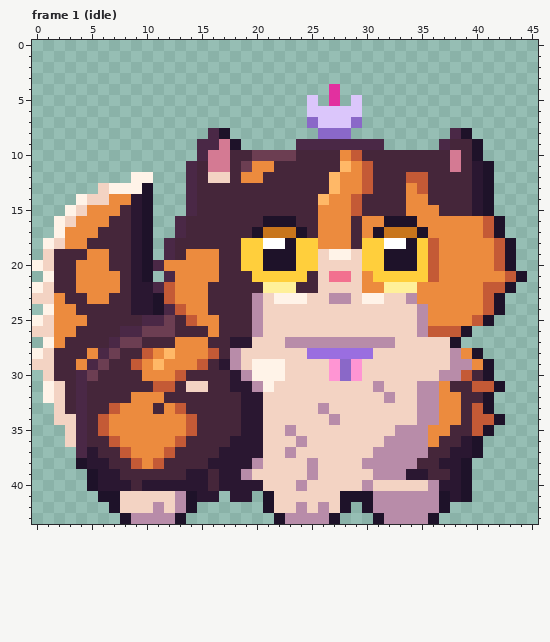
Edited in one commit: pixel-art file (assets/source/characters/donut/donut_h40.ase). The first picture shows the starting point.
46x44 pixels, 1 frame. Shown: frame 1 (idle). The commit also changed other frames, which this record leaves out.
After the commit:
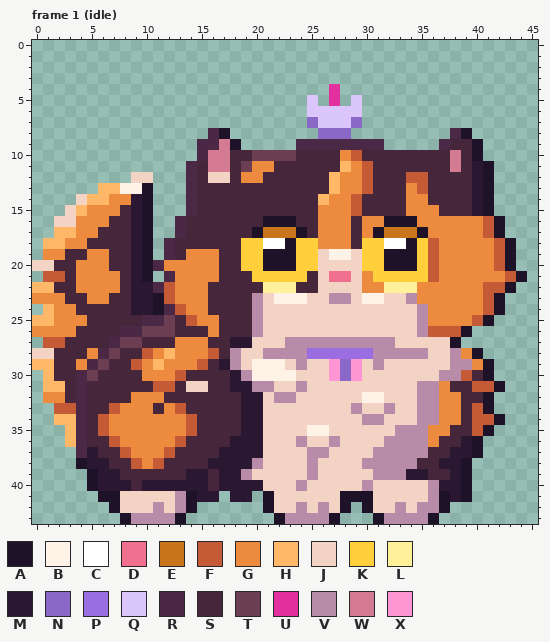
Palette (. is transparent): A #1e1229  B #fff3e8  C #ffffff  D #f2708f  E #c8751c  F #c45a36  G #ec8b3e  H #ffb867  J #f3d3c3  K #ffcf3c  L #fff09a  M #2a1731  N #8a68c8  P #9a6ee0  Q #dbc6fb  R #4a2846  S #45263a  T #6c3e52  U #e2309f  V #b88ca9  W #d47a93  X #ff95d3
Difference:
Frame 1 (idle), layers "body", "tail":
Colour J gives way to colour B in row 30 at x 23; in row 32 at x 30 to 31; in row 35 at x 25 to 26.
Colour B gives way to colour F in row 21 at x 1; in row 27 at x 1.
Colour G gives way to colour F in row 27 at x 2.
Colour J gives way to colour F in row 33 at x 2.
Colour S gives way to colour F in row 21 at x 2; in row 33 at x 3.
Colour B gives way to colour G in row 32 at x 1.
Colour J gives way to colour G in row 19 at x 1; in row 23 at x 0 to 1; in row 26 at x 0 to 1; in row 32 at x 2.
Colour S gives way to colour G in row 19 at x 2.
Colour B gives way to colour H in row 13 at x 7; in row 17 at x 2; in row 18 at x 1; in row 22 at x 0; in row 24 at x 1; in row 25 at x 0.
Colour B gives way to colour H in row 31 at x 1.
Colour G gives way to colour H in row 17 at x 3.
Colour J gives way to colour H in row 13 at x 6; in row 14 at x 5 to 6; in row 15 at x 4; in row 18 at x 2; in row 22 at x 1; in row 25 at x 1.
Colour J gives way to colour H in row 29 at x 0 to 1; in row 30 at x 1; in row 31 at x 2; in row 34 at x 2 to 3; in rows 35 to 36 at x 3.
Colour B gives way to colour J in row 12 at x 9 to 10; in row 14 at x 4; in row 15 at x 3; in row 16 at x 2; in row 20 at x 0; in row 28 at x 0.
Colour V gives way to colour J in row 31 at x 31; in row 32 at x 32; in row 33 at x 26; in row 34 at x 27; in row 35 at x 23; in row 37 at x 23.
Colour V gives way to colour J in row 41 at x 31 to 35; in row 42 at x 31 to 32 and 34.
Colour B gives way to colour V in row 31 at x 21.
Colour J gives way to colour V in row 28 at x 21 to 24 and 31 to 35; in row 29 at x 24 and 31; in row 31 at x 24; in row 32 at x 22 to 23; in row 33 at x 29 and 32; in row 34 at x 30 to 31.
Colour J gives way to colour V in row 36 at x 27; in row 37 at x 25 to 26.
Changed places in both pictures, as pixel boxes (x1, y1, x2, y2):
changed: (32, 172, 153, 447)
changed: (263, 348, 428, 513)
